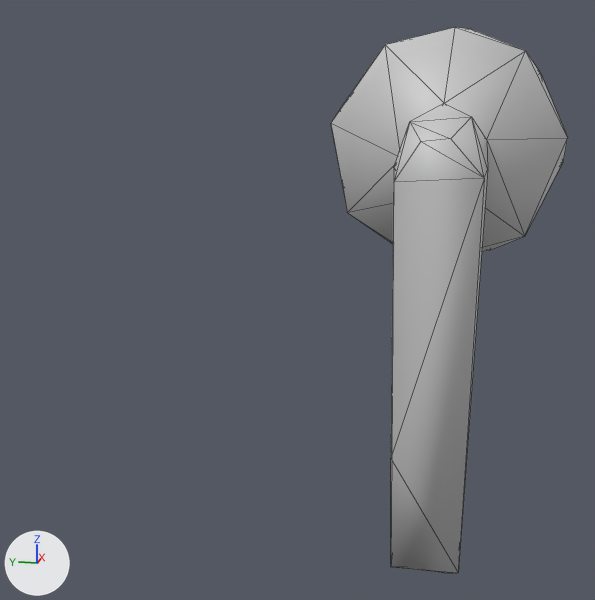
Two versions of the Blender file ihmc-high-level-behaviors/src/libgdx/resources/environmentObjects/door/doorLeverHandle/DoorLeverHandle.blend, one commit apart.
Rendered twice from a camera (50 mm lens) standing at (-0.2556, -0.0058, 0.0146) and looking at (-0.0286, 0.0397, -0.0422). The axes (+X, +Y, +Z) are drawn at lower left. The lights are the same throughout. Mesh edges are drawn as thin lines.
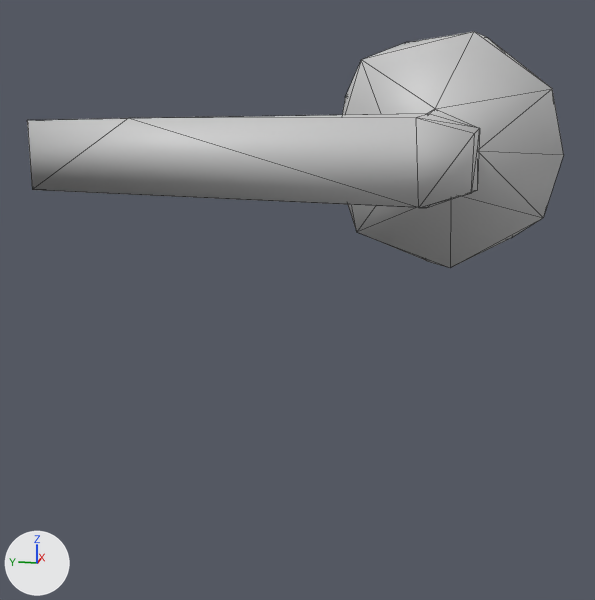
What differs and where, as boxes (x1, y1, x2, y2) in the pictures (595 x 600 px; the box of a moved part takes in the faces that stretch with it):
'Box031.001', reshaped, turned: before (331, 27, 568, 573); after (27, 32, 564, 268)
part 1 of me_mesh_002, moved or reshaped: before (331, 123, 524, 251); after (342, 32, 474, 231)
part 2 of me_mesh_002, built on: before (385, 27, 568, 573); after (27, 89, 564, 268)

Diff of the bpy script that builds the scene:
```diff
--- a/ihmc-high-level-behaviors/src/libgdx/resources/environmentObjects/door/doorLeverHandle/DoorLeverHandle.blend.py
+++ b/ihmc-high-level-behaviors/src/libgdx/resources/environmentObjects/door/doorLeverHandle/DoorLeverHandle.blend.py
@@ me_mesh_002 @@
 me_mesh_002.from_pydata(...)  # 36 vertices, 68 faces; spans x -0.056..0.0, y -0.116..0.034, z -0.032..0.035
 # used by ob_box031_001; location = (0.0, 0.0007, 0.0); rotation_euler = (1.571, 0.0, 0.0), in degrees (90, 0, 0)
 # verts and faces of me_mesh_002; kept vertices keep their numbers, new ones are numbered from 36
 # before: 0 (0.0, -0.031, 0.015) at pixel (489, 250), 34 (-0.013, -0.019, -0.027) at pixel (347, 212), 35 (-0.013, -0.033, -0.004)
 # before: 3 (0.0, 0.034, 0.007) at pixel (471, 29), 9 (-0.013, 0.013, 0.0) at pixel (444, 103), 12 (-0.041, -0.116, -0.002), 16 (-0.046, 0.009, -0.007) at pixel (409, 121), 19 (-0.042, -0.01, 0.008)
 # before: 21 (-0.056, 0.005, 0.003) at pixel (450, 138), 22 (-0.043, -0.116, 0.006) at pixel (444, 572), 23 (-0.046, -0.114, -0.009) at pixel (390, 566), 26 (-0.056, 0.004, -0.004) at pixel (420, 141), 27 (-0.046, -0.113, 0.01) at pixel (458, 572)
 # before: 28 (-0.013, 0.033, 0.002) at pixel (455, 27), 31 (-0.013, 0.027, 0.021) at pixel (525, 50)
+# me_mesh_002 part 1
+verts[0] = (0.0, -0.03, 0.015)  # moved
+verts[34] = (-0.013, -0.024, -0.025)  # moved, pixel (361, 59)
+verts[35] = (-0.013, -0.03, -0.004)  # moved
+# me_mesh_002 part 2
+verts[3] = (0.0, 0.033, 0.001)  # moved
+verts[9] = (-0.013, 0.01, 0.0)  # moved
+verts[12] = (-0.041, -0.11, -0.002)  # moved
+verts[22] = (-0.043, -0.11, 0.006)  # moved
+verts[16] = (-0.046, 0.01, -0.007)  # moved, pixel (479, 128)
+verts[19] = (-0.041, -0.011, 0.008)  # moved
+verts[21] = (-0.053, 0.008, 0.008)  # moved, pixel (471, 193)
+verts[23] = (-0.046, -0.11, -0.009)  # moved, pixel (27, 120)
+verts[26] = (-0.053, 0.008, -0.006)  # moved, pixel (474, 133)
+verts[27] = (-0.046, -0.11, 0.01)  # moved, pixel (32, 189)
+verts[28] = (-0.013, 0.033, 0.001)  # moved, pixel (563, 154)
+verts[31] = (-0.013, 0.029, 0.019)  # moved, pixel (543, 217)
+verts[36] = (-0.005, 0.018, 0.0)
+edges += [(9, 36)]
 me_mesh_002.materials.append(mat_14___default_001)
@@ ob_box031_001 @@
 ob_box031_001.location = (0.0, 0.0007, 0.0)
-ob_box031_001.rotation_euler = (1.571, 0.0, 0.0)  # degrees (90, 0, 0)
+ob_box031_001.rotation_euler = (3.142, 0.0, 0.0)  # degrees (180, 0, 0)
```
